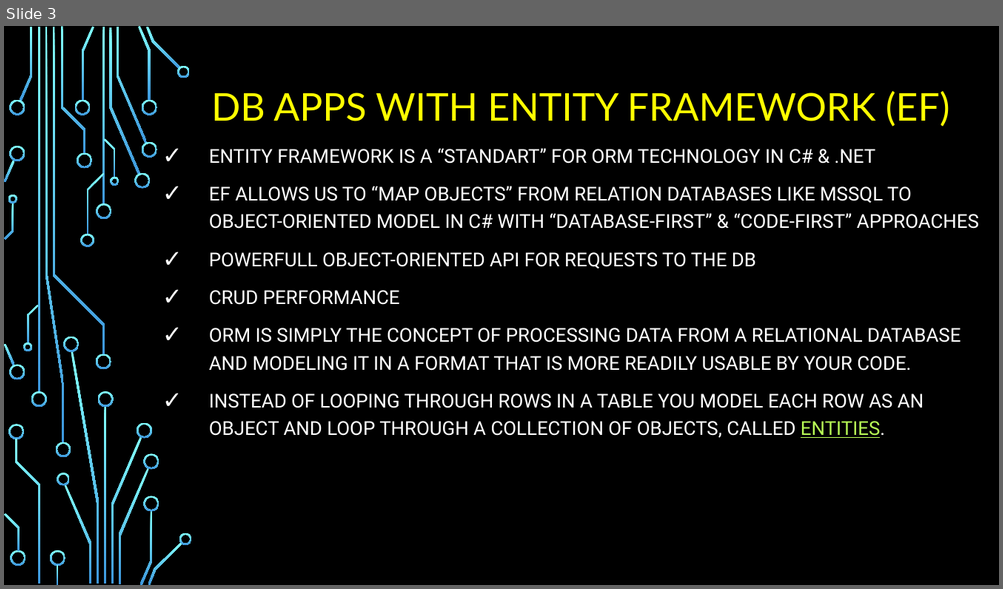
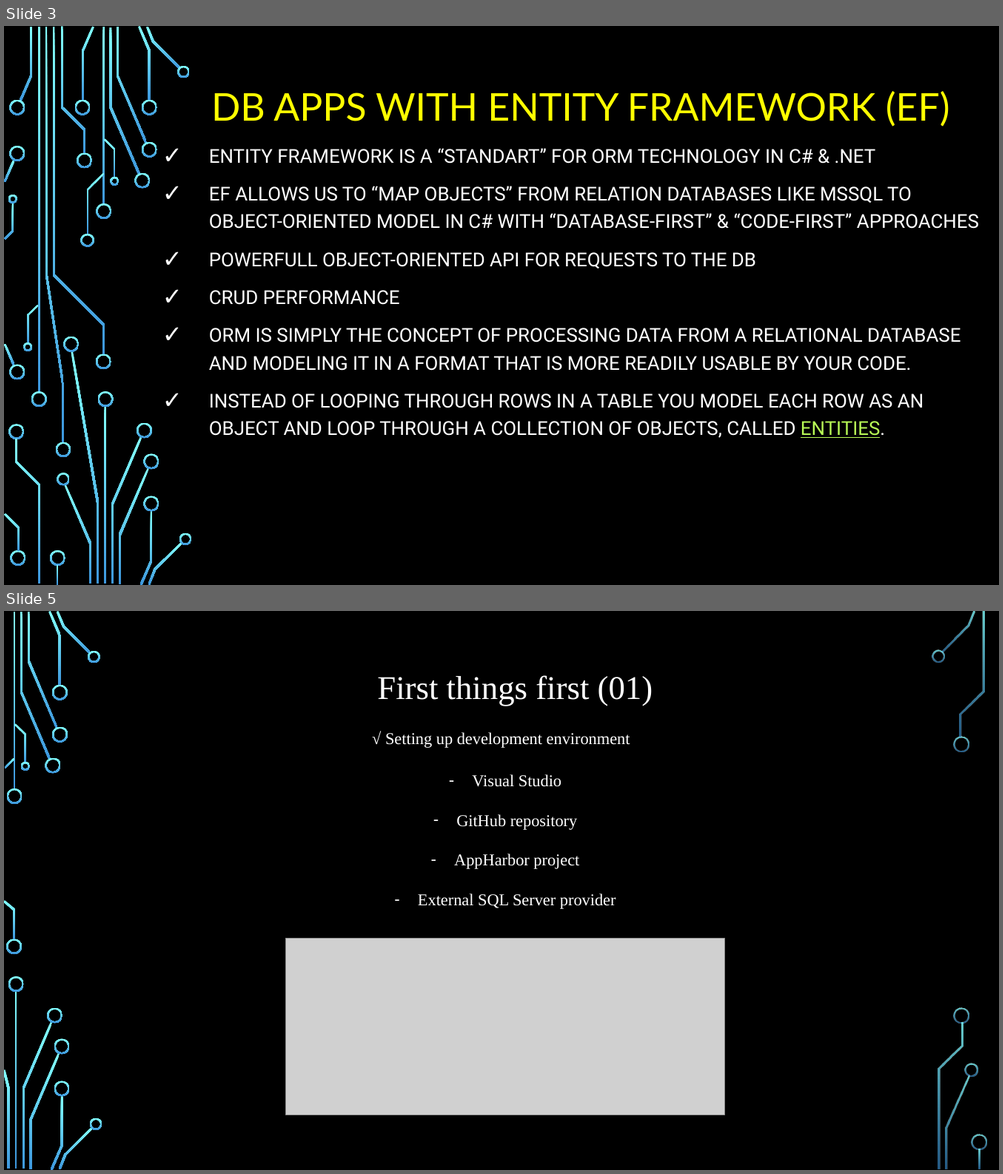
Before and after one commit to BaiGanio/DotNet-Core-WebApps-With-EF-Core, a slide deck: Explain the chapters.pptx. Shown one above the other, each under a label of ours: slide 3 before the commit, slides 3 and 5 after it; the slides between them are not shown. The pictures are 1003x589 and 1003x1174 pixels, drawn with LibreOffice and Linux fonts; fonts in the diff are those of the drawing; grey boxes stand for pictures; background and template pictures are left out. Boxes give left, top, right and bottom in pixels: in the first picture for what was removed or moved away, otherwise in the second. Text is boxed around its words. In the diff, an @@ line names an element or a change of style, - is before the commit and + after.

```diff
--- a/Explain the chapters.pptx
+++ b/Explain the chapters.pptx
@@ slide 5 added at bbox=[4, 611, 999, 1170], background picture (left out) @@
@@ text added at bbox=[377, 675, 653, 706], 32 pt, text #FFFFFF @@
+First things first (01)
@@ text added at bbox=[385, 732, 630, 748], 16 pt, text #FFFFFF @@
+√ Setting up development environment
@@ text added at bbox=[418, 775, 616, 909], 16 pt, text #FFFFFF @@
+– Visual Studio
+– GitHub repository
+– AppHarbor project
+– External SQL Server provider
@@ picture added at bbox=[286, 939, 725, 1116] @@
@@ group added at bbox=[4, 611, 987, 1170]: 33 freeform shapes, 3 rectangles @@
```
Also in this commit, not shown: 2 slides changed, 1 other slide added, 44 other files.
